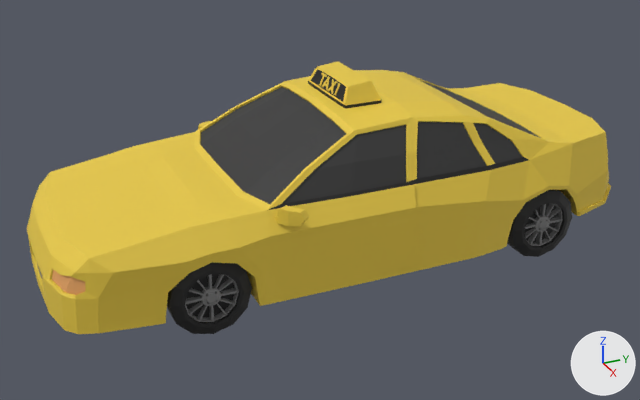
An edit to the glTF model assets/taxy.glb, drawn before and after from the same camera.
The view is the same before and after, from a 50 mm camera at (5.25, -2.6, 3.01) aimed at (0.05, -0.26, 0.4). The axes (+X, +Y, +Z) are drawn at lower right. The lights are the same throughout. Where no turn or scale is listed for an object, it has been applied to the vertices. Vertices at the same position are counted once.

The first picture shows 'Taxi', 'Taxi_BackWheels', 'Taxi_FrontLeftWheel'.
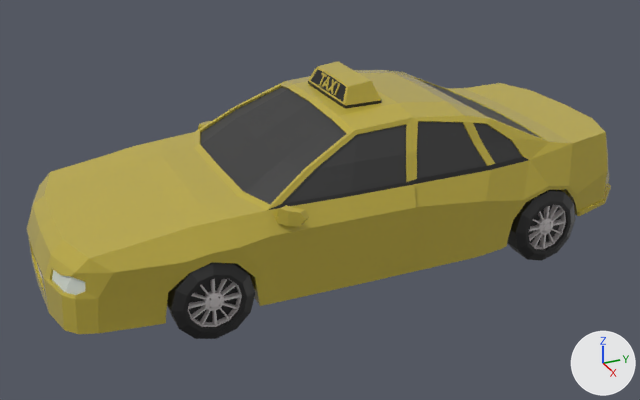
Where the newer file only moved an object's origin or applied its transform, the numbers keep the older frame.

The edits, one by one:
Material 'Black' (mat_black) is new.
Its base color is (0.0137, 0.0137, 0.0137) (black #1f1f1f).
Material 'Grey' (mat_grey) is new.
Its base color is (0.581, 0.547, 0.547) (light grey #c9c3c3).
Material 'Windows' (mat_windows) is new.
Its base color is (0.0356, 0.0356, 0.0356) (black #353535).
Material 'Yellow' (mat_yellow) is new.
Its base color is (0.497, 0.399, 0.0494) (yellow #bba93f).
Its roughness is 0.17.
Its coat weight is 0.252.
Its coat roughness is 1.0.
Material 'Headlights' (mat_headlights) is new.
Its base color is (0.739, 0.799, 0.725) (white #dfe7dd).
Its metallic is 0.15.
Material 'TailLights' (mat_taillights) is new.
Its base color is (0.799, 0.0931, 0.0742) (red #e7564d).
me_cube_016 has 817 vertices, 1598 faces and spans x -0.9..0.9, y -2.21..2.01, z 0.15..1.3.
me_cube_016 is used by ob_taxi; location (0.0, 0.0, 0.0).
Verts and faces of me_cube_016; kept vertices keep their numbers, new ones are numbered from 817.
Before the commit, vertices of me_cube_016: 43 (0.83, 0.1, 0.15) at pixel (418, 270), 53 (0.83, -0.29, 0.15) at pixel (365, 282), 62 (0.83, 0.55, 0.15) at pixel (476, 257), 176 (0.83, 0.55, 0.21) at pixel (477, 250), 179 (0.83, 0.09, 0.21) at pixel (417, 263).
me_cube_016 no longer uses material mat_windows_006 (black #353535).
me_cube_016 no longer uses material mat_black_006 (black #1f1f1f).
me_cube_016 no longer uses material mat_grey_006 (grey #7c7c7c).
me_cube_016 no longer uses material mat_taillights_006 (red #e7564d).
Part 1, on me_cube_016:
Faces deleted: (43, 62, 53), (62, 176, 179), (53, 62, 179).
New faces: (43, 62, 176), (43, 179, 53), (43, 176, 179) (mat_yellow (yellow #bba93f)).
me_cube_016 part 2: 1449 faces spanning x -0.9..0.9, y -2.21..2.01, z 0.15..1.3 switch from mat_yellow_003 (yellow #e7c943) to mat_yellow (yellow #bba93f).
me_cube_016 part 3: 12 faces spanning x -0.7..0.7, y -2.17..-2.0, z 0.4..0.51 switch from mat_headlights_006 (orange #e7a564) to mat_headlights (white #dfe7dd).
me_cube_016 now uses material mat_windows (black #353535).
me_cube_016 now uses material mat_black (black #1f1f1f).
me_cube_016 now uses material mat_grey (light grey #c9c3c3).
me_cube_016 now uses material mat_taillights (red #e7564d).
me_cube_018 has 212 vertices, 420 faces and spans x -0.095..0.095, y -0.262..0.262, z -0.262..0.262.
me_cube_018 is used by ob_taxi_frontleftwheel; location (0.689, -1.296, 0.251).
me_cube_018 no longer uses material mat_black_006 (black #1f1f1f).
me_cube_018 no longer uses material mat_grey_006 (grey #7c7c7c).
me_cube_018 part 4: the whole mesh is moved by (0.058, 0.0, 0.0).
me_cube_018 now uses material mat_black (black #1f1f1f).
me_cube_018 now uses material mat_grey (light grey #c9c3c3).
me_cube_017 has 424 vertices, 840 faces and spans x -0.78..0.78, y -0.26..0.26, z -0.26..0.26.
me_cube_017 no longer uses material mat_black_006 (black #1f1f1f).
me_cube_017 no longer uses material mat_grey_006 (grey #7c7c7c).
me_cube_017 now uses material mat_black (black #1f1f1f).
me_cube_017 now uses material mat_grey (light grey #c9c3c3).

Pixel boxes [x1, y1, x2, y2] of what changed, in the pictures (640 x 400 px; the box of a moved part takes in the faces that stretch with it):
'Taxi_FrontLeftWheel', mesh moved
    before: [167, 262, 252, 334]
    after: [167, 262, 255, 339]
'Taxi_BackWheels', recoloured
    both: [507, 190, 576, 260]
part 1 of me_cube_016, moved or reshaped
    both: [369, 250, 477, 282]
part 2 of me_cube_016, recoloured
    both: [27, 61, 611, 334]
part 3 of me_cube_016, recoloured (orange to grey)
    both: [52, 270, 85, 295]
